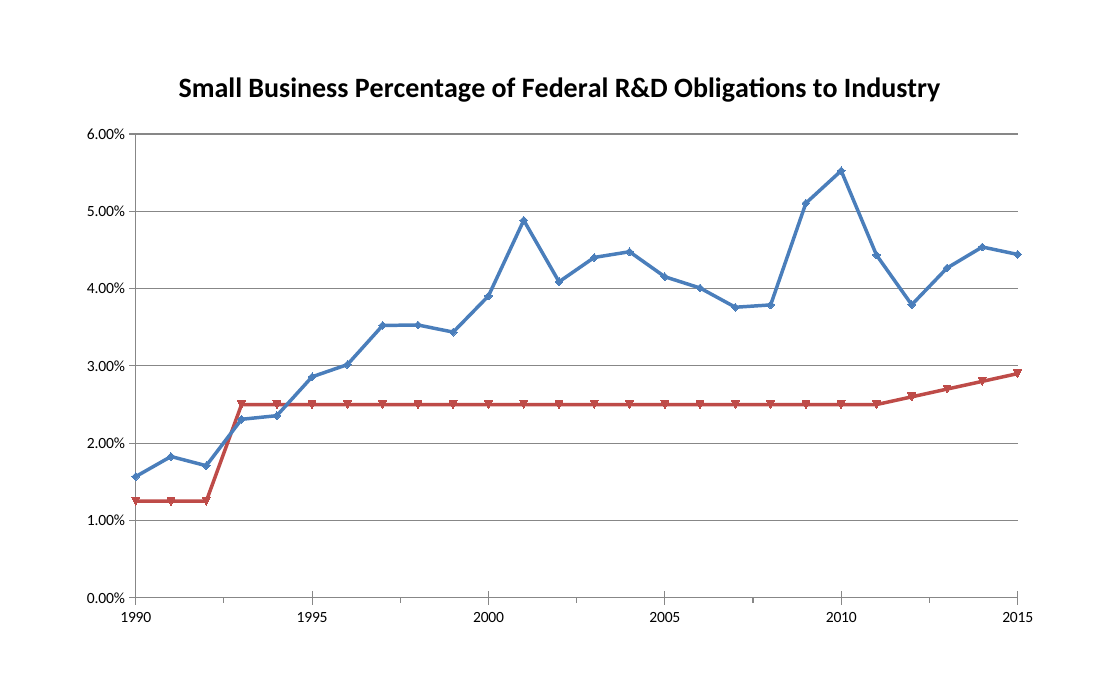
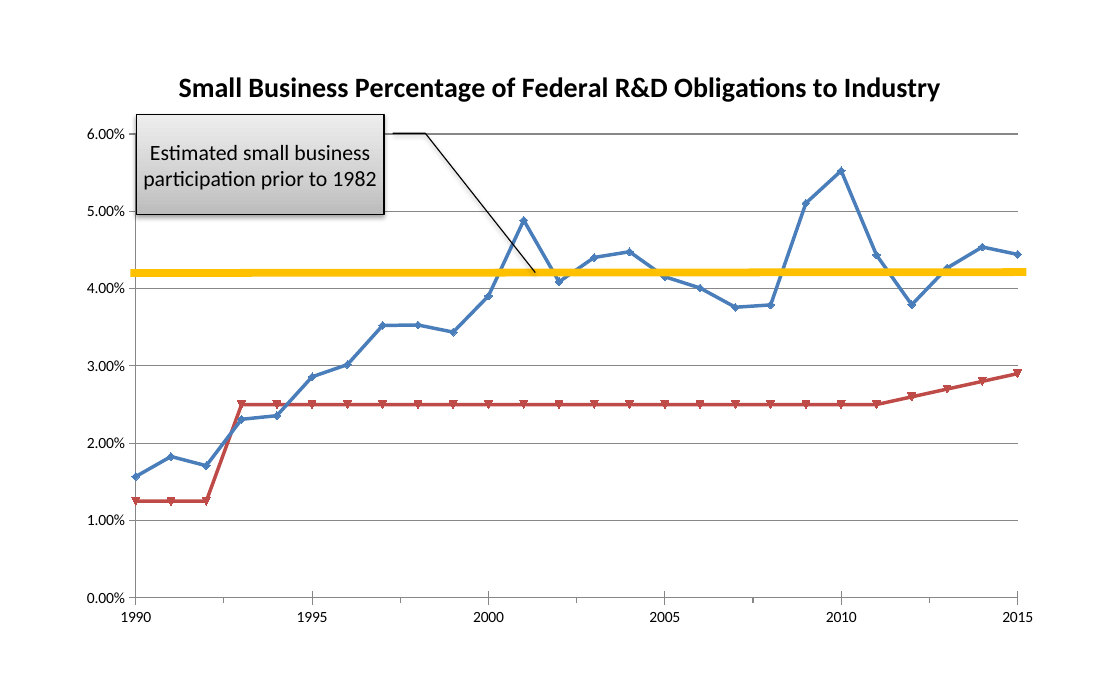
Before and after one commit to SLU-Courses-Townes/POLS6310, a slide deck: slide 5 of FinalProject/Docs/Townes_POLS6310_2019_Spring_FinalProject_Presentation_v00.pptx (slide 4 before the commit). Drawn at 1120x700 pixels with LibreOffice and Linux fonts; fonts in the diff are those of the drawing. Boxes give left, top, right and bottom in pixels: in the first picture for what was removed or moved away, otherwise in the second. Text is boxed around its words. In the diff, an @@ line names an element or a change of style, - is before the commit and + after.

```diff
--- a/FinalProject/Docs/Townes_POLS6310_2019_Spring_FinalProject_Presentation_v00.pptx
+++ b/FinalProject/Docs/Townes_POLS6310_2019_Spring_FinalProject_Presentation_v00.pptx
@@ border callout added at [137, 114, 384, 214], fill gradient #BDBDBD to #D1D1D1 to #EEEEEE, outline #000000 0.75 pt, 14 pt, text #000000 @@
+Estimated small business participation prior to 1982
@@ line added from (130, 273) to (1026, 272), #FFC000 5 pt @@
```
Also in this commit, not shown: 4 other slides changed, 3 slides added, 2 slides removed.
